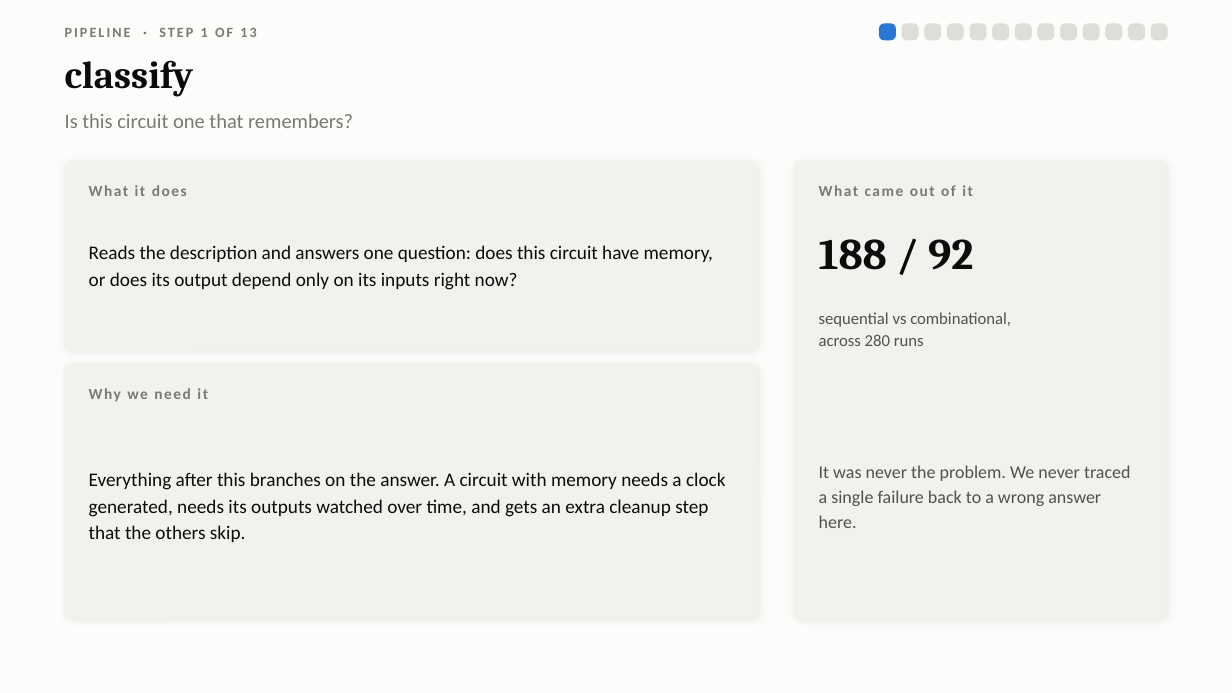
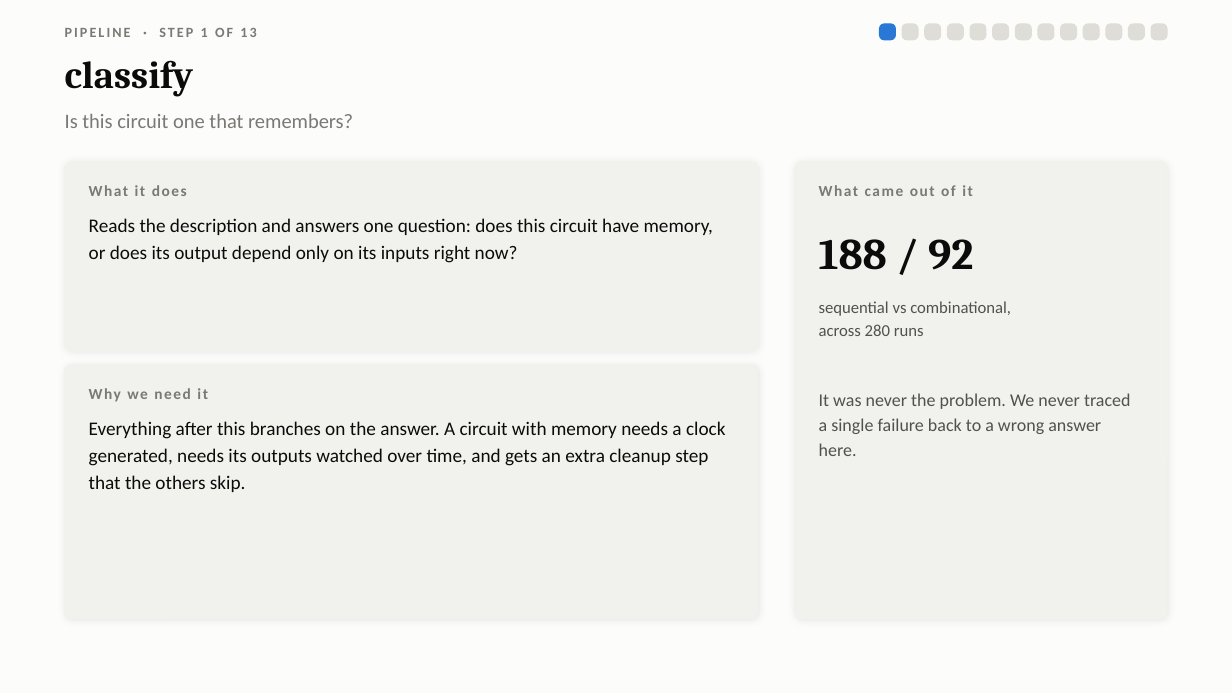
Before and after one commit to Sawaiz-zip/agentic-verilog-testbench, a slide deck: slide 5 of docs/presentation.pptx. Drawn at 1232x693 pixels with LibreOffice and Linux fonts; fonts in the diff are those of the drawing. Boxes give left, top, right and bottom in pixels: in the first picture for what was removed or moved away, otherwise in the second. Text is boxed around its words. In the diff, an @@ line names an element or a change of style, - is before the commit and + after.

```diff
--- a/docs/presentation.pptx
+++ b/docs/presentation.pptx
@@ vertical alignment middle to top in 4 elements at bbox=[819, 393, 1131, 456], bbox=[819, 301, 1011, 336], bbox=[89, 421, 726, 492], bbox=[89, 218, 713, 263] @@
```
Also in this commit, not shown: 13 other slides changed, 2 other files.
